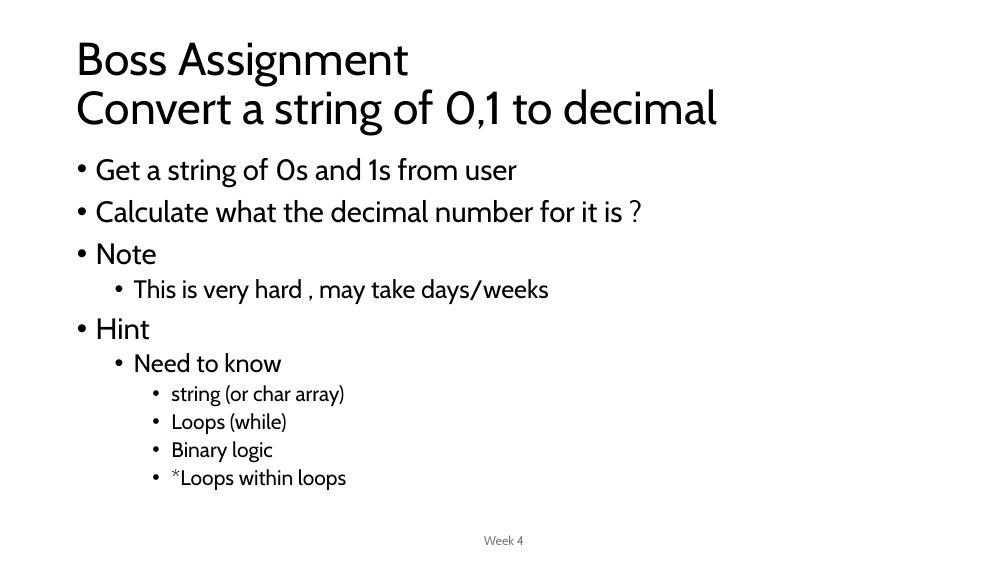
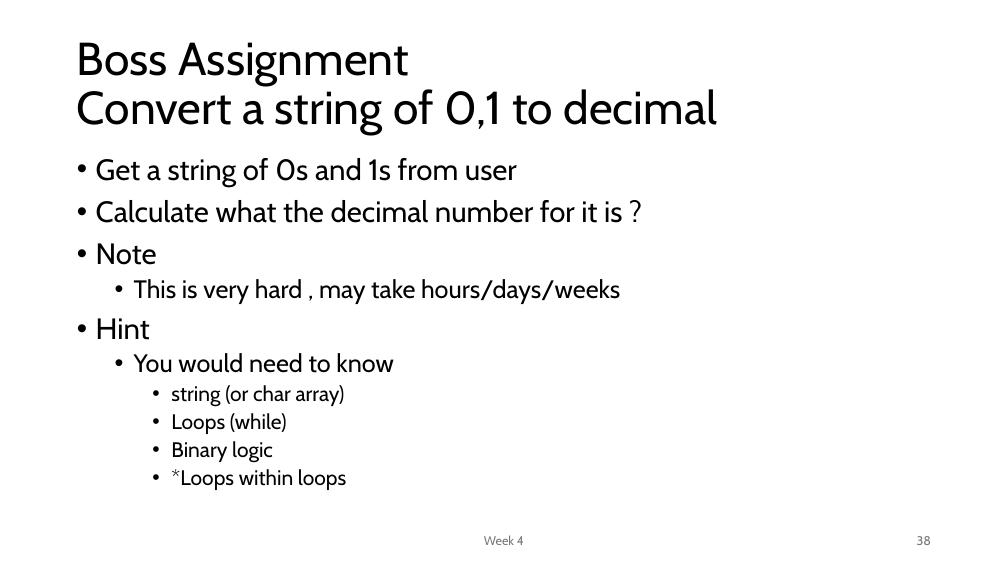
Before and after one commit to MoklaEducation/ems_fall_2025_cpp101, a slide deck: slide 38 of all/Intro to Programming_all.pptx. Drawn at 1008x567 pixels with LibreOffice and Linux fonts; fonts in the diff are those of the drawing. Boxes give left, top, right and bottom in pixels: in the first picture for what was removed or moved away, otherwise in the second. Text is boxed around its words. In the diff, an @@ line names an element or a change of style, - is before the commit and + after.

```diff
--- a/all/Intro to Programming_all.pptx
+++ b/all/Intro to Programming_all.pptx
@@ text at [134, 279, 620, 304]: text changed @@
-  • This is very hard , may take days/weeks
+  • This is very hard , may take hours/days/weeks
@@ text at [134, 353, 393, 373]: text changed @@
-  • Need to know
+  • You would need to know
@@ page number added at [917, 536, 932, 545], 12 pt, text #797979 @@
+38
```
Also in this commit, not shown: 38 other slides changed, 9 slides added, 1 other file.
